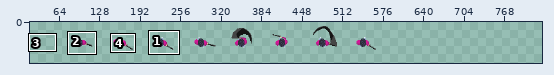
Sprite sheet, stored at src/assets/player.png. Above: a wide view before the commit, with the close-up outlined.
Close-up. Earlier state:
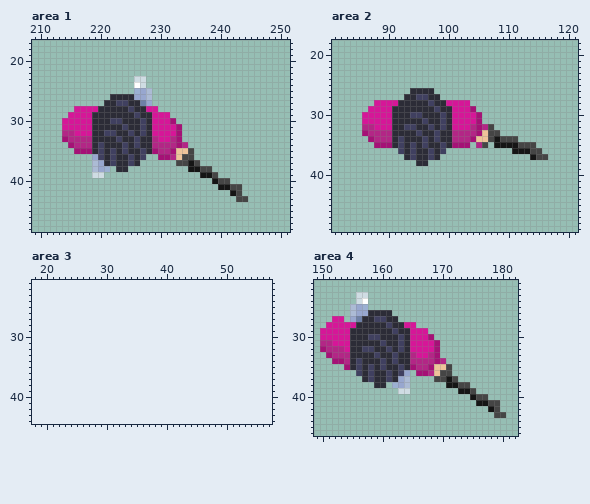
The file is 512x64 pixels. Shown: area 1: x 209..251, y 17..48; area 2: x 81..121, y 18..49; area 3: x 18..57, y 21..44; area 4: x 149..182, y 21..46. The old version is drawn lined up with the new one, on the new canvas. The wide view leaves out empty margins. The commit also changed other parts of the picture, which this record leaves out.
The same view after the edit:
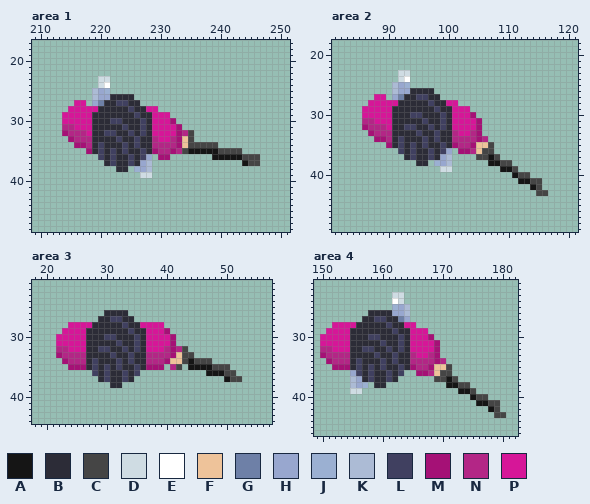
Palette (. is transparent): A #151515  B #2c2c37  C #454545  D #cfdce3  E #ffffff  F #eec39a  G #6e80a7  H #98a7cf  J #9bb0d2  K #acbbd5  L #404060  M #a51176  N #b32686  P #d61698
Difference:
canvas 512x64 -> 832x64, the old top-left corner now at 64,0
Area 1:
y 23: x 220..221 .. -> DD; x 226..227 DD -> ..
y 24: x 220..221 .. -> DE; x 226..227 ED -> ..
y 25: x 219..221 ... -> KHJ; x 226..228 JHK -> ...
y 26: x 219..221 ... -> KHH; x 226..228 HHK -> ...
y 27: x 216..217 .. -> PP; x 219..220 .. -> HG; x 227..228 GH -> ..
y 28: x 215 . -> P
y 29: x 214 . -> P
y 31: x 214..215 PP -> NN
y 32: x 214 N -> M; x 216..217 PP -> NN; x 234..235 .. -> NC
y 33: x 214..215 MN -> .M; x 234..235 .. -> FC
y 34: x 215..217 MNN -> .MM; x 234..239 N..... -> FCCCCC
y 35: x 216..217 MM -> ..; x 233..243 FFC........ -> NCAAAAACCCC
y 36: x 219 H -> .; x 228 . -> H; x 232..235 NFCC -> ....; x 239..246 ........ -> AAAAACCC
y 37: x 219..220 KH -> ..; x 227..228 .. -> HK; x 233..236 CCAC -> ....; x 244..246 ... -> ACC
y 38: x 219..221 KHJ -> ...; x 226..228 ... -> JHK; x 235..238 AACC -> ....
y 39: x 219..220 DD -> ..; x 227..228 .. -> DD; x 237..239 AAC -> ...
y 40: x 239..241 ACC -> ...
y 41: x 240..243 AACC -> ....
y 42: x 242..243 AC -> ..
y 43: x 243..244 CC -> ..
Area 2:
y 23: x 92..93 .. -> DD
y 24: x 92..93 .. -> DE
y 25: x 91..93 ... -> KHJ
y 26: x 91..93 ... -> KHH
y 27: x 88..89 .. -> PP; x 91..92 .. -> HG
y 28: x 87 . -> P; x 102..103 PP -> ..
y 29: x 86 . -> P; x 104 M -> .
y 30: x 104..105 PM -> M.
y 31: x 86..87 PP -> NN
y 32: x 86 N -> M; x 88..89 PP -> NN; x 104 N -> P; x 106..107 NC -> ..
y 33: x 86..87 MN -> .M; x 102..103 NN -> PP; x 106..108 FCC -> ...
y 34: x 87..89 MNN -> .MM; x 104..111 MFFCACCC -> NMN.....
y 35: x 88..89 MM -> ..; x 102..114 MM.NC.AAAACCC -> NNMFFC.......
y 36: x 100 . -> H; x 102..107 ...... -> MMNFCC; x 111..115 AAACC -> .....
y 37: x 99..100 .. -> HK; x 105..108 .... -> CCAC; x 114..116 ACC -> ...
y 38: x 98..100 ... -> JHK; x 107..110 .... -> AACC
y 39: x 99..100 .. -> DD; x 109..111 ... -> AAC
y 40: x 111..113 ... -> ACC
y 41: x 112..115 .... -> AACC
y 42: x 114..115 .. -> AC
y 43: x 115..116 .. -> CC
Area 3:
y 26: x 30..33 .... -> BBBB
y 27: x 29..34 ...... -> BBLLBB
y 28: x 24..39 ................ -> PPPPBBBBBLBBPPPP
y 29: x 23..40 .................. -> PPPPBBBBBBBLBBPPPM
y 30: x 22..41 .................... -> PPPPPBBBLLBBBLBPPPPM
y 31: x 22..41 .................... -> PPPPPBBBBBLBBLBPPPPM
y 32: x 22..43 ...................... -> NNPPPBBLLBBLBLBPPPNMNC
y 33: x 22..44 ....................... -> MNNNNBBBBLBBLBBNNNNMFCC
y 34: x 23..47 ......................... -> MNNNBLBBBLBLBBNNNMFFCACCC
y 35: x 24..39 ................ -> MMMBLBLBLBBLBMMM; x 41..42 .. -> NC; x 44..50 ....... -> AAAACCC
y 36: x 28..35 ........ -> LBLBBLBL; x 47..51 ..... -> AAACC
y 37: x 29..34 ...... -> BLBBLB; x 50..52 ... -> ACC
y 38: x 31..32 .. -> BB
Area 4:
y 23: x 156..157 DD -> ..; x 162..163 .. -> DD
y 24: x 156..157 DE -> ..; x 162..163 .. -> ED
y 25: x 155..157 KHJ -> ...; x 162..164 ... -> JHK
y 26: x 155..157 KHH -> ...; x 162..164 ... -> HHK
y 27: x 152..153 PP -> ..; x 155..156 HG -> ..; x 163..164 .. -> GH
y 28: x 151 P -> .
y 29: x 150 P -> .
y 31: x 150..151 NN -> PP
y 32: x 150 M -> N; x 152..153 NN -> PP
y 33: x 150..151 .M -> MN
y 34: x 151..153 .MM -> MNN
y 35: x 152..153 .. -> MM
y 36: x 155 . -> H; x 164 H -> .
y 37: x 155..156 .. -> KH; x 163..164 HK -> ..
y 38: x 155..157 ... -> KHJ; x 162..164 JHK -> ...
y 39: x 155..156 .. -> DD; x 163..164 DD -> ..
Pixel boxes of the changes (left, top, right, bottom) in both close-ups:
changed: (62, 76, 260, 202)
changed: (362, 70, 410, 148)
changed: (434, 100, 548, 196)
added: (56, 310, 242, 388)
changed: (320, 292, 368, 394)
added: (392, 292, 410, 322)
erased: (392, 370, 410, 394)
